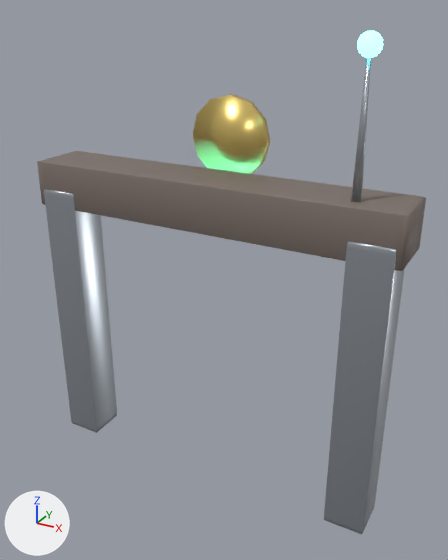
Renders of the FBX model Assets/Prototipo3/Models/Weapons/SM_TobyWorkshopFacade.fbx from each side of a commit.
Rendered twice from a 50 mm camera at (2.69, -4.56, 4.44) aimed at (0.15, 0.07, 2.12). The lights are fixed; the arrows at lower left show +X, +Y and +Z. The first picture is the older version.

Objects in the first picture: 'SM_TobyWorkshopFacade'.
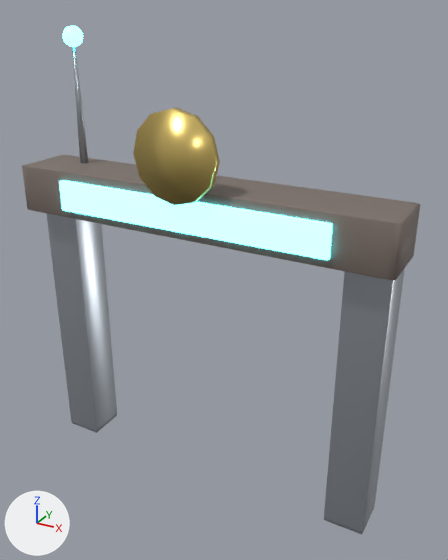
What differs and where, as boxes (x1, y1, x2, y2) in the pictures (448 x 560 px; the box of a moved part takes in the faces that stretch with it):
'SM_TobyWorkshopFacade', reshaped: before (37, 31, 426, 534); after (22, 26, 420, 534)
part 1 of me_sm_tobyworkshopfacade, moved or reshaped: before (193, 94, 270, 174); after (133, 108, 220, 205)
part 2 of me_sm_tobyworkshopfacade, moved or reshaped: before (357, 31, 383, 58); after (63, 26, 83, 47)
part 3 of me_sm_tobyworkshopfacade, moved or reshaped: before (37, 151, 426, 271); after (22, 155, 420, 280)
part 4 of me_sm_tobyworkshopfacade, moved or reshaped (not visible before): after (59, 180, 332, 260)
part 5 of me_sm_tobyworkshopfacade, moved or reshaped: before (351, 58, 371, 202); after (72, 47, 88, 163)

Diff of the bpy script that builds the scene:
```diff
--- a/Assets/Prototipo3/Models/Weapons/SM_TobyWorkshopFacade.fbx.py
+++ b/Assets/Prototipo3/Models/Weapons/SM_TobyWorkshopFacade.fbx.py
@@ me_sm_tobyworkshopfacade @@
 # used by ob_sm_tobyworkshopfacade; location = (0.0, 0.0, 0.0)
-me_sm_tobyworkshopfacade.from_pydata(...)  # 468 vertices, 458 faces; spans x -1.8..1.8, y -0.19..0.5, z 0.0..4.29
+me_sm_tobyworkshopfacade.from_pydata(...)  # 468 vertices, 458 faces; spans x -1.8..1.8, y -0.5..0.19, z 0.0..4.29
+# me_sm_tobyworkshopfacade part 1: the loose piece of 24 vertices spanning x -0.38..0.38, y 0.42..0.5, z 2.97..3.73 is turned 180 degrees about the z axis through the mesh origin
+# me_sm_tobyworkshopfacade part 2: the loose piece of 200 vertices spanning x 1.26..1.44, y -0.09..0.09, z 4.11..4.29 is moved by (-2.7, 0.0, 0.0)
+# me_sm_tobyworkshopfacade part 3: the loose piece of 56 vertices spanning x -1.8..1.8, y -0.18..0.38, z 2.63..3.07 is moved by (0.0, -0.2, 0.0)
+# me_sm_tobyworkshopfacade part 4: the loose piece of 56 vertices spanning x -1.3..1.3, y 0.34..0.42, z 2.71..2.99 is moved by (0.0, -0.76, 0.0)
+# me_sm_tobyworkshopfacade part 5: the loose piece of 20 vertices spanning x 1.31..1.39, y -0.04..0.04, z 3.05..4.15 is moved by (-2.7, 0.0, 0.0)
 me_sm_tobyworkshopfacade.materials.append(mat_m_char_steel)
```
